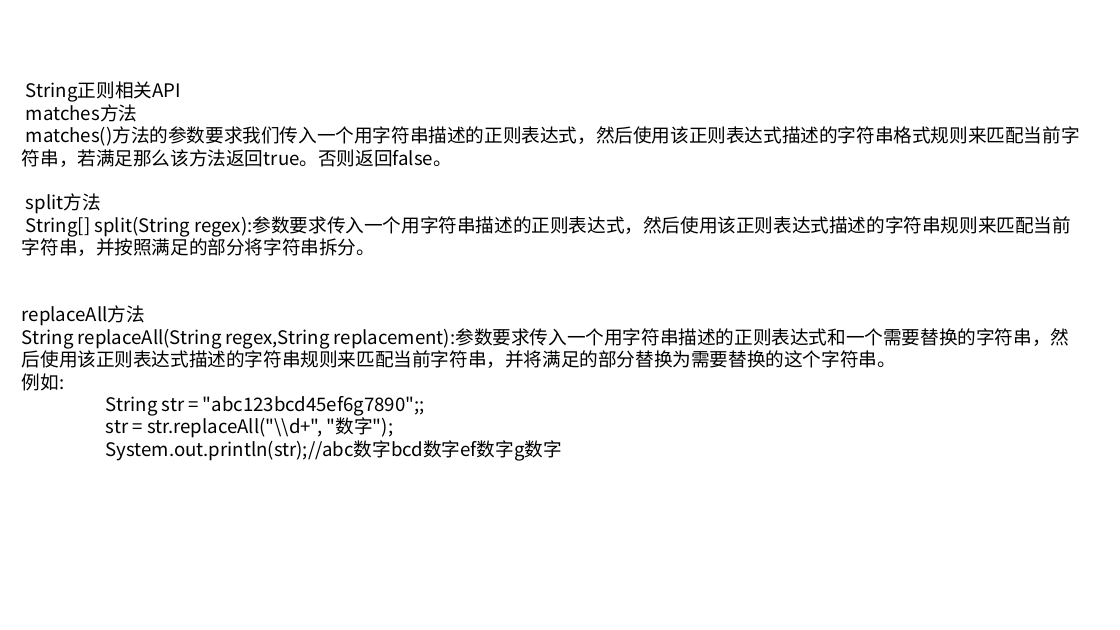
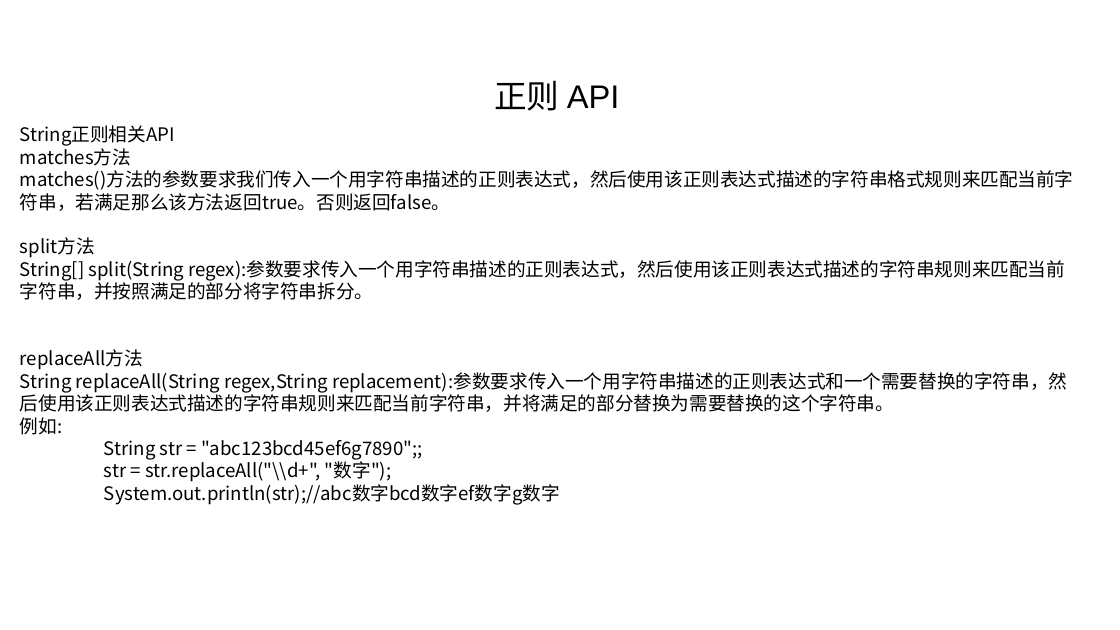
Before and after one commit to linkknown/PPT, a slide deck: slide 5 of 基础PPT/第12章：Java正则简介.pptx. Drawn at 1120x630 pixels with LibreOffice and Linux fonts; fonts in the diff are those of the drawing; background and template pictures are left out. Boxes give left, top, right and bottom in pixels: in the first picture for what was removed or moved away, otherwise in the second. Text is boxed around its words. In the diff, an @@ line names an element or a change of style, - is before the commit and + after.

```diff
--- a/基础PPT/第12章：Java正则简介.pptx
+++ b/基础PPT/第12章：Java正则简介.pptx
@@ text added at box(494, 80, 620, 111), 28 pt, text #000000 @@
+正则 API
@@ text "String正则相关API" rewrapped from box(22, 81, 1080, 461) to box(20, 125, 1074, 505) @@
```
Also in this commit, not shown: 1 other slide changed, 8 slides removed, 1 other file.
